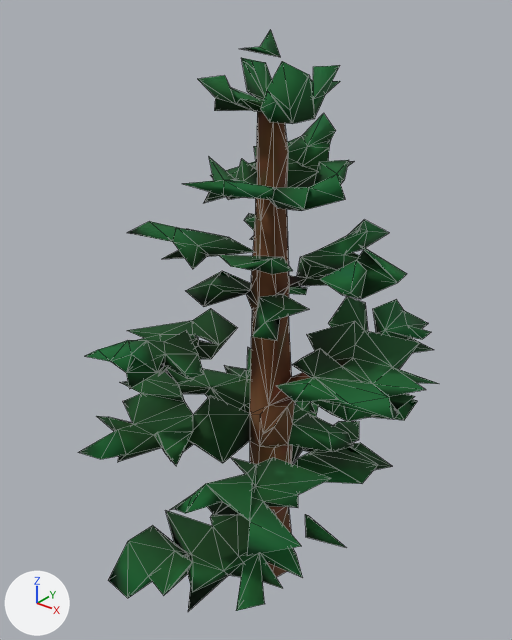
What one commit did to the glTF model public/models/props/cedar-far.glb.
One viewpoint serves both versions: a camera (50 mm lens) standing at (0.652, -0.841, 0.569) and looking at (-0.026, 0.006, 0.044). The axes (+X, +Y, +Z) are drawn at lower left. The lights are the same throughout. The older version comes first. Mesh edges are drawn as thin lines. Where no turn or scale is listed for an object, it has been applied to the vertices. Vertices at exactly the same position are counted once.

Names of what the first picture shows: 'tripo_node_869c286d-ae7b-4604-bd7d-ae93089cf563'.
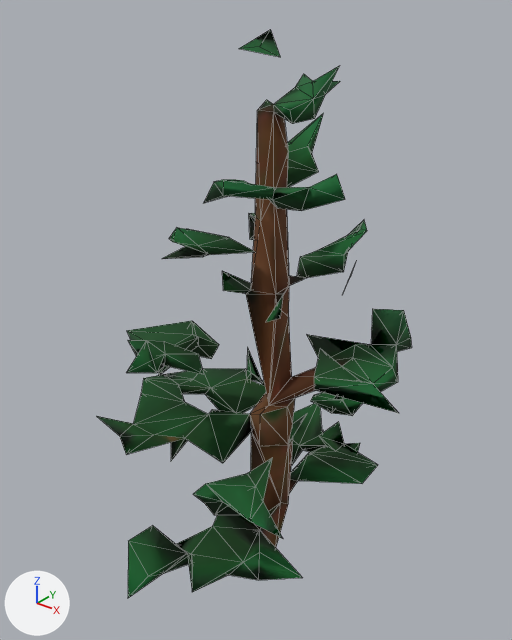
Where the newer file only moved an object's origin or applied its transform, the numbers keep the older frame.

The edits, one by one:
me_tripo_mesh_869c286d_ae7b_4604_bd7d_ae93089cf563 is used by ob_tripo_node_869c286d_ae7b_4604_bd7d_ae93089cf563; location (0.0, 0.0, 0.0).
me_tripo_mesh_869c286d_ae7b_4604_bd7d_ae93089cf563 had 637 vertices, 1282 faces and spanned x -0.285..0.285, y -0.324..0.324, z -0.5..0.5.
me_tripo_mesh_869c286d_ae7b_4604_bd7d_ae93089cf563 now has 299 vertices, 604 faces and spans x -0.258..0.268, y -0.324..0.297, z -0.5..0.5.
me_tripo_mesh_869c286d_ae7b_4604_bd7d_ae93089cf563 part 1: the loose piece of 8 vertices spanning x 0.0..0.101, y -0.149..-0.032, z 0.186..0.215 is deleted.
me_tripo_mesh_869c286d_ae7b_4604_bd7d_ae93089cf563 part 2: the loose piece of 4 vertices spanning x -0.091..-0.017, y 0.087..0.164, z 0.046..0.057 is deleted.
me_tripo_mesh_869c286d_ae7b_4604_bd7d_ae93089cf563 part 3: the loose piece of 4 vertices spanning x 0.111..0.196, y -0.055..-0.017, z -0.311..-0.268 is deleted.
me_tripo_mesh_869c286d_ae7b_4604_bd7d_ae93089cf563 part 4: the loose piece of 4 vertices spanning x 0.151..0.253, y 0.011..0.063, z -0.036..-0.021 is deleted.
me_tripo_mesh_869c286d_ae7b_4604_bd7d_ae93089cf563 part 5: 318 vertices removed from x -0.285..0.285, y -0.324..0.324, z -0.5..0.471.

Changed parts and their boxes (x1, y1, x2, y2) in the pictures (512 x 640 px):
'tripo_node_869c286d-ae7b-4604-bd7d-ae93089cf563', reshaped (12% narrower): before (79, 30, 439, 611); after (97, 29, 412, 598)
part 1 of me_tripo_mesh_869c286d_ae7b_4604_bd7d_ae93089cf563, deleted (green): before (219, 255, 292, 274)
part 2 of me_tripo_mesh_869c286d_ae7b_4604_bd7d_ae93089cf563, deleted: before (289, 286, 307, 295)
part 3 of me_tripo_mesh_869c286d_ae7b_4604_bd7d_ae93089cf563, deleted (green): before (305, 514, 345, 547)
part 4 of me_tripo_mesh_869c286d_ae7b_4604_bd7d_ae93089cf563, deleted: before (389, 394, 415, 410)
part 5 of me_tripo_mesh_869c286d_ae7b_4604_bd7d_ae93089cf563, deleted (green): before (79, 58, 439, 611)
